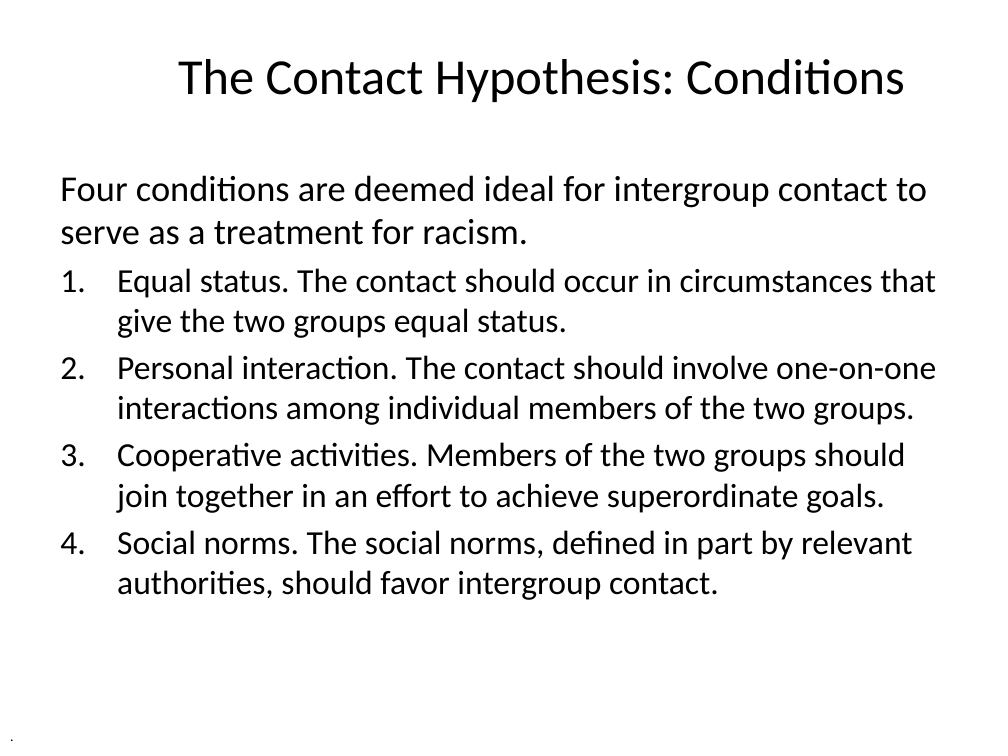
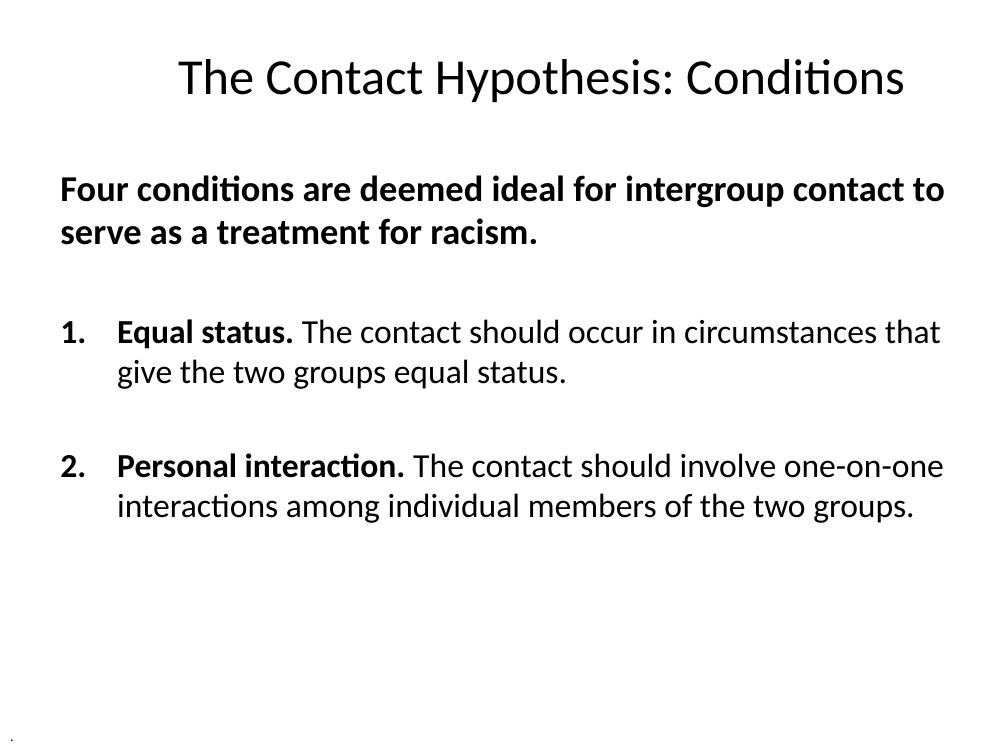
Before and after one commit to npm27/Teaching-Materials, a slide deck: slide 47 of Social Psych/Slides/6 Prejudice and Stereotypes.pptx (slide 50 before the commit). Drawn at 1008x756 pixels with LibreOffice and Linux fonts; fonts in the diff are those of the drawing. Boxes give left, top, right and bottom in pixels: in the first picture for what was removed or moved away, otherwise in the second. Text is boxed around its words. In the diff, an @@ line names an element or a change of style, - is before the commit and + after.

Commit message:
update social slides

```diff
--- a/Social Psych/Slides/6 Prejudice and Stereotypes.pptx
+++ b/Social Psych/Slides/6 Prejudice and Stereotypes.pptx
@@ text "Four conditions are deemed ideal ..." at (60,175,945,523): bold on in "Four conditions are deemed ideal for intergroup ...", "Equal status.", "Personal interaction." @@
@@ text at (117,442,913,600): paragraphs removed @@
-3. Cooperative activities. Members of the two groups should join together in an effort to achieve superordinate goals.
-4. Social norms. The social norms, defined in part by relevant authorities, should favor intergroup contact.
```
Also in this commit, not shown: 25 other slides changed, 6 slides added, 12 slides removed, 2 other files.
